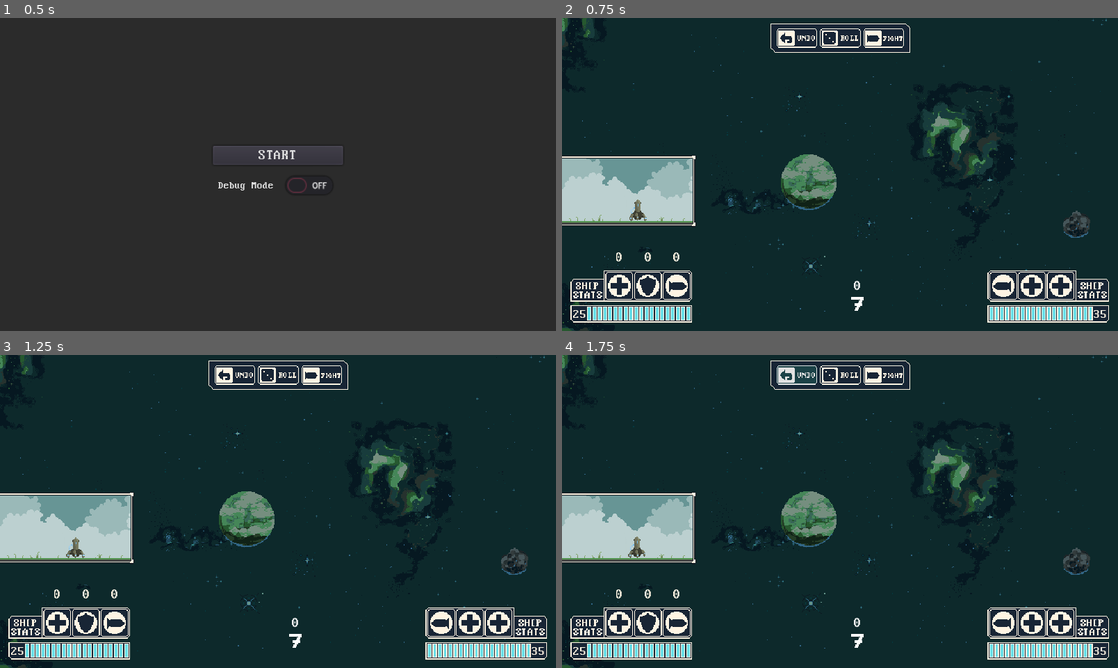
Above: before the commit, frames 1-4 (two rows, left to right).
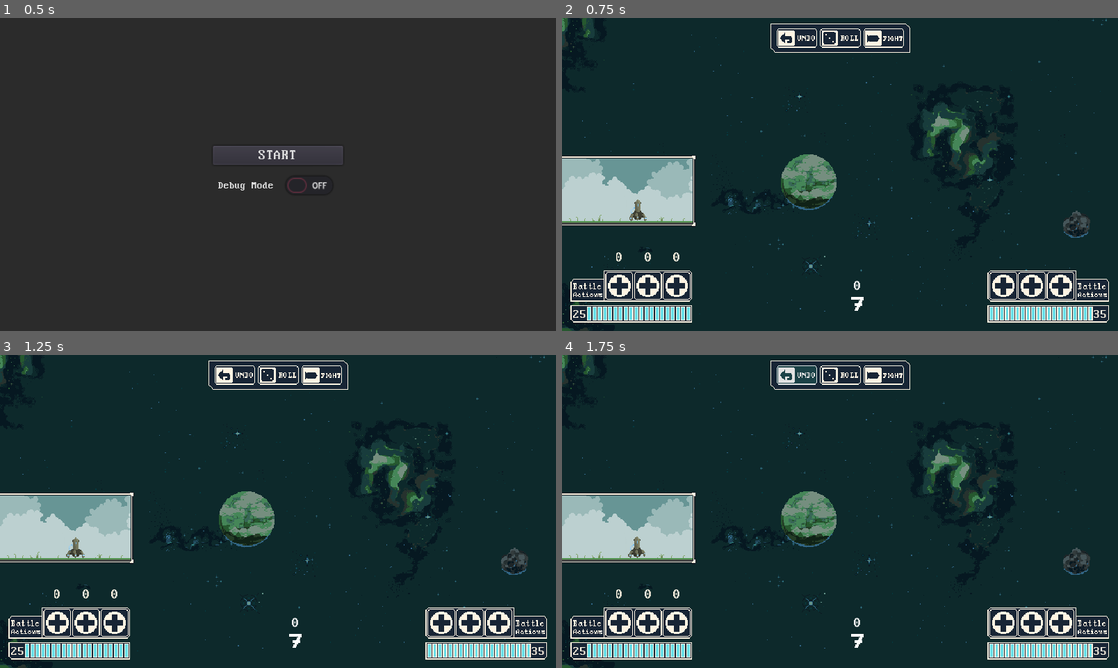
Above: after the commit, the same moments.

Repository: 10Tone/Dice-of-Destiny-CLONE
Game: Godot game, scene res://Project/Main.tscn
Two runs of this game, one before a commit and one after it. Both use one fixed random seed, a clock stepped at 60 frames per second and the inputs below.
Inputs (mouse positions are in pixels of both pictures, inside the frame that each line leads up to):
- Up to frame 1 (0.5 s): no input
- Up to frame 2 (0.75 s): click "START" at 0.5 s
- Up to frame 3 (1.25 s): no input
- Up to frame 4 (1.75 s): click (795, 373) at 1.25 s

Frame 1 is identical in both runs. In frame 2, 0.4% of the frame differs, in the area x 2-98%, y 82-90%; in frame 3, 0.4%; in frame 4, 0.4%.

Commit message:
refactoring battle action display (former skill display)

Diff:
--- /dev/null
+++ b/Project/Game/BattleScreen/BattleController.gd
@@ -0,0 +1,3 @@
+extends Node2D
+
+onready var _dice_controller: DiceController = DiceController.new()
--- a/Project/Game/BattleScreen/BattleScreen.tscn
+++ b/Project/Game/BattleScreen/BattleScreen.tscn
@@ -13,17 +13,13 @@
 [ext_resource path="res://Assets/Aseprite/Design/Battle Screen/Ship Stats/Ship Stats Player Background.png" type="Texture" id=11]
 [ext_resource path="res://Assets/Fonts/PerfectDOS.tres" type="DynamicFont" id=12]
 [ext_resource path="res://Project/Game/BattleScreen/HUD/iconBackground.tscn" type="PackedScene" id=13]
-[ext_resource path="res://Assets/Aseprite/Design/Battle Screen/Ship Stats/Icon Shield Active.png" type="Texture" id=14]
-[ext_resource path="res://Assets/Aseprite/Design/Battle Screen/Ship Stats/Icon Shield MouseOver.png" type="Texture" id=15]
-[ext_resource path="res://Assets/Aseprite/Design/Battle Screen/Ship Stats/Icon Shield InActive.png" type="Texture" id=16]
-[ext_resource path="res://Assets/Aseprite/Design/Battle Screen/Ship Stats/Icon Attack InActive.png" type="Texture" id=17]
-[ext_resource path="res://Assets/Aseprite/Design/Battle Screen/Ship Stats/Icon Attack Active.png" type="Texture" id=18]
-[ext_resource path="res://Assets/Aseprite/Design/Battle Screen/Ship Stats/Icon Attack MouseOver.png" type="Texture" id=19]
 [ext_resource path="res://Project/Game/BattleScreen/Skill.gd" type="Script" id=20]
 [ext_resource path="res://Project/Game/BattleScreen/HUD/SkillsDisplay.gd" type="Script" id=21]
 [ext_resource path="res://Assets/Aseprite/Design/Battle Screen/Ship Stats/Ship Stats Enemy Background.png" type="Texture" id=22]
 [ext_resource path="res://Project/Game/BattleScreen/Entities/EntityAnimator.tscn" type="PackedScene" id=23]
 [ext_resource path="res://Assets/Aseprite/Entities/Antitie Background 01.png" type="Texture" id=24]
+[ext_resource path="res://Project/Game/BattleScreen/Entities/Enemy.tscn" type="PackedScene" id=25]
+[ext_resource path="res://Project/Game/BattleScreen/Entities/Player.tscn" type="PackedScene" id=26]
 
 [sub_resource type="Environment" id=1]
 background_mode = 4
@@ -178,9 +174,6 @@
 
 [node name="iconBackground" parent="HUD/StatsDisplay/Player Ship Stats/HBoxContainer/HealthStats/VBoxContainer" instance=ExtResource( 13 )]
 
-[node name="IconActive" parent="HUD/StatsDisplay/Player Ship Stats/HBoxContainer/HealthStats/VBoxContainer/iconBackground" index="1"]
-visible = true
-
 [node name="ShieldStats" type="Control" parent="HUD/StatsDisplay/Player Ship Stats/HBoxContainer"]
 margin_left = 73.0
 margin_right = 105.0
@@ -216,15 +209,6 @@
 
 [node name="iconBackground" parent="HUD/StatsDisplay/Player Ship Stats/HBoxContainer/ShieldStats/VBoxContainer" instance=ExtResource( 13 )]
 
-[node name="IconInActive" parent="HUD/StatsDisplay/Player Ship Stats/HBoxContainer/ShieldStats/VBoxContainer/iconBackground" index="0"]
-texture = ExtResource( 16 )
-
-[node name="IconActive" parent="HUD/StatsDisplay/Player Ship Stats/HBoxContainer/ShieldStats/VBoxContainer/iconBackground" index="1"]
-texture = ExtResource( 14 )
-
-[node name="IconMouseOver" parent="HUD/StatsDisplay/Player Ship Stats/HBoxContainer/ShieldStats/VBoxContainer/iconBackground" index="2"]
-texture = ExtResource( 15 )
-
 [node name="AttackStats" type="Control" parent="HUD/StatsDisplay/Player Ship Stats/HBoxContainer"]
 margin_left = 106.0
 margin_right = 138.0
@@ -259,15 +243,6 @@
 valign = 1
 
 [node name="iconBackground" parent="HUD/StatsDisplay/Player Ship Stats/HBoxContainer/AttackStats/VBoxContainer" instance=ExtResource( 13 )]
-
-[node name="IconInActive" parent="HUD/StatsDisplay/Player Ship Stats/HBoxContainer/AttackStats/VBoxContainer/iconBackground" index="0"]
-texture = ExtResource( 17 )
-
-[node name="IconActive" parent="HUD/StatsDisplay/Player Ship Stats/HBoxContainer/AttackStats/VBoxContainer/iconBackground" index="1"]
-texture = ExtResource( 18 )
-
-[node name="IconMouseOver" parent="HUD/StatsDisplay/Player Ship Stats/HBoxContainer/AttackStats/VBoxContainer/iconBackground" index="2"]
-texture = ExtResource( 19 )
 
 [node name="TextureRect5" type="TextureRect" parent="HUD/StatsDisplay/Player Ship Stats/HBoxContainer"]
 margin_left = 139.0
@@ -349,18 +324,6 @@
 
 [node name="iconBackground" parent="HUD/StatsDisplay/Enemy Ship Stats/HBoxContainer/AttackStats/VBoxContainer" instance=ExtResource( 13 )]
 
-[node name="IconInActive" parent="HUD/StatsDisplay/Enemy Ship Stats/HBoxContainer/AttackStats/VBoxContainer/iconBackground" index="0"]
-texture = ExtResource( 17 )
-flip_h = true
-
-[node name="IconActive" parent="HUD/StatsDisplay/Enemy Ship Stats/HBoxContainer/AttackStats/VBoxContainer/iconBackground" index="1"]
-texture = ExtResource( 18 )
-flip_h = true
-
-[node name="IconMouseOver" parent="HUD/StatsDisplay/Enemy Ship Stats/HBoxContainer/AttackStats/VBoxContainer/iconBackground" index="2"]
-texture = ExtResource( 19 )
-flip_h = true
-
 [node name="ShieldStats" type="Control" parent="HUD/StatsDisplay/Enemy Ship Stats/HBoxContainer"]
 margin_left = 35.0
 margin_right = 67.0
@@ -512,11 +475,13 @@
 [node name="PlayerAnimator" parent="EntityAnimators" instance=ExtResource( 23 )]
 position = Vector2( 87.315, 218.417 )
 
+[node name="Entities" type="Node2D" parent="."]
+
+[node name="Player" parent="Entities" instance=ExtResource( 26 )]
+
+[node name="Enemy" parent="Entities" instance=ExtResource( 25 )]
+
 [editable path="HUD/ActionButtons"]
-[editable path="HUD/StatsDisplay/Player Ship Stats/HBoxContainer/HealthStats/VBoxContainer/iconBackground"]
-[editable path="HUD/StatsDisplay/Player Ship Stats/HBoxContainer/ShieldStats/VBoxContainer/iconBackground"]
-[editable path="HUD/StatsDisplay/Player Ship Stats/HBoxContainer/AttackStats/VBoxContainer/iconBackground"]
-[editable path="HUD/StatsDisplay/Enemy Ship Stats/HBoxContainer/AttackStats/VBoxContainer/iconBackground"]
 [editable path="HUD/HealthBars/PlayerHealthBar"]
 [editable path="HUD/HealthBars/EnemyHealthBar"]
 [editable path="EntityAnimators/PlayerAnimator"]
--- a/Project/Game/BattleScreen/DiceController.gd
+++ b/Project/Game/BattleScreen/DiceController.gd
@@ -1,3 +1,4 @@
+class_name DiceController
 extends Node2D
 
 var rng = RandomNumberGenerator.new()
--- /dev/null
+++ b/Project/Game/BattleScreen/Entities/Enemy.gd
@@ -0,0 +1 @@
+extends "res://Project/Game/BattleScreen/Entities/EntityBaseClass.gd"
--- /dev/null
+++ b/Project/Game/BattleScreen/Entities/Enemy.tscn
@@ -0,0 +1,9 @@
+[gd_scene load_steps=2 format=2]
+
+[ext_resource path="res://Project/Game/BattleScreen/Entities/Enemy.gd" type="Script" id=1]
+
+[node name="Enemy" type="Node2D"]
+script = ExtResource( 1 )
+entity_type = 1
+start_health = 25
+dice_amount = 1
--- a/Project/Game/BattleScreen/Entities/EntityBaseClass.gd
+++ b/Project/Game/BattleScreen/Entities/EntityBaseClass.gd
@@ -1,8 +1,7 @@
 class_name EntityBaseClass
 extends Node2D
 
-enum EntityTypes {PLAYER, ENEMY}
-export(EntityTypes) var entity_type
+export(GlobalEnums.EntityTypes) var entity_type
 
 onready var _entity_battle_actions: EntityBattleActions = EntityBattleActions.new()
 onready var _entity_health: EntityHealth = EntityHealth.new()
--- a/Project/Game/BattleScreen/Entities/EntityBattleActions.gd
+++ b/Project/Game/BattleScreen/Entities/EntityBattleActions.gd
@@ -1,8 +1,5 @@
 class_name EntityBattleActions
 extends Node
-
-enum BattleActions {HEALING, BLOCKING, ATTACKING}
-enum EntityTypes {PLAYER, ENEMY}
 
 var entity_type
 
@@ -11,10 +8,22 @@
 var blocking:int = 0 setget set_blocking, get_blocking
 var attacking:int = 0 setget set_attacking, get_attacking
 
-var battle_action_values: Dictionary = {BattleActions.HEALING: 0, BattleActions.BLOCKING: 0, BattleActions.ATTACKING: 0}
+var battle_action_values: Dictionary = {GlobalEnums.BattleActions.HEALING: 0, GlobalEnums.BattleActions.BLOCKING: 0, GlobalEnums.BattleActions.ATTACKING: 0}
 
-#signal entity_battle_action_values_changed
-#signal battle_action_values_cleared
+func _ready() -> void:
+	GlobalEvents.connect("battle_action_display_received_dice_value", self, "on_battle_action_display_received_dice_value")
+
+func on_battle_action_display_received_dice_value(value: int, battle_action, _entity_type):
+	if _entity_type != entity_type: return
+
+	match battle_action:
+		GlobalEnums.BattleActions.HEALING:
+			self.healing = value
+		GlobalEnums.BattleActions.BLOCKING:
+			self.blocking = value
+		GlobalEnums.BattleActions.ATTACKING:
+			self.attacking = value
+
 
 func set_healing(amount: int) -> void:
 	if activate_multiplier:
@@ -25,7 +34,7 @@
 			healing = 0
 		else:
 			healing += amount
-	battle_action_values[BattleActions.HEALING] = healing
+	battle_action_values[GlobalEnums.BattleActions.HEALING] = healing
 	GlobalEvents.emit_signal("entity_battle_action_values_changed",entity_type, battle_action_values)
 
 
@@ -44,7 +53,7 @@
 			blocking = 0
 		else:
 			blocking += amount
-	battle_action_values[BattleActions.BLOCKING] = blocking
+	battle_action_values[GlobalEnums.BattleActions.BLOCKING] = blocking
 	GlobalEvents.emit_signal("entity_battle_action_values_changed",entity_type, battle_action_values)
 
 
@@ -61,7 +70,7 @@
 			attacking = 0
 		else:
 			attacking += amount
-	battle_action_values[BattleActions.ATTACKING] = attacking
+	battle_action_values[GlobalEnums.BattleActions.ATTACKING] = attacking
 	GlobalEvents.emit_signal("entity_battle_action_values_changed",entity_type, battle_action_values)
 
 
--- a/Project/Game/BattleScreen/Entities/EntityHealth.gd
+++ b/Project/Game/BattleScreen/Entities/EntityHealth.gd
@@ -1,7 +1,5 @@
 class_name EntityHealth
 extends Node
-
-enum EntityTypes {PLAYER, ENEMY}
 
 var entity_type
 var health: int
@@ -25,4 +23,5 @@
 	health -= amount
 	if health < 0:
 		health = 0
+		GlobalEvents.emit_signal("entity_died", entity_type)
 	GlobalEvents.emit_signal("entity_health_value_changed", entity_type, health)
--- /dev/null
+++ b/Project/Game/BattleScreen/HUD/BattleActionDisplay.gd
@@ -0,0 +1,37 @@
+extends Control
+
+
+export(GlobalEnums.BattleActions) var battle_action
+export(GlobalEnums.EntityTypes) var entity_type
+
+export var amount_label = NodePath()
+export var battle_action_icon_controller = NodePath()
+onready var _amount_label: Label = get_node(amount_label)
+onready var _battle_action_icon_controller = get_node(battle_action_icon_controller)
+
+var total_value: int = 0
+
+func _ready() -> void:
+	GlobalEvents.connect("entity_battle_action_values_changed", self, "on_entity_battle_action_values_changed")
+
+func can_drop_data(_position, data):
+	return data is Dictionary and data.has("value")
+
+func drop_data(_position, data):
+	total_value += data.value
+	# _amount_label.text = str(total_value)
+#	if total_value > 0:
+	_battle_action_icon_controller.set_icon(true)
+	data.data_dropped = true
+	GlobalEvents.emit_signal("battle_action_display_received_dice_value", data.value, battle_action, entity_type)
+#	emit_signal("value_added_to_skill", self, data.value, skill_type, entity_type)
+
+func on_entity_battle_action_values_changed(entity, battle_action_values):
+	if entity == entity_type:
+		for key in battle_action_values.keys():
+			if key == battle_action:
+				_amount_label.text = str(battle_action_values.get(key))
+
+#func on_skill_values_cleared():
+#	_amount_label.text = str(0)
+#	_skill_stats_icon_controller.set_icon(false)
--- /dev/null
+++ b/Project/Game/BattleScreen/HUD/BattleActionsDisplay.tscn
@@ -0,0 +1,334 @@
+[gd_scene load_steps=8 format=2]
+
+[ext_resource path="res://Assets/Fonts/PerfectDOS.tres" type="DynamicFont" id=1]
+[ext_resource path="res://Assets/Aseprite/Design/Battle Screen/Ship Stats/Ship Stats Player Background.png" type="Texture" id=2]
+[ext_resource path="res://Project/Game/BattleScreen/HUD/BattleActionDisplay.gd" type="Script" id=3]
+[ext_resource path="res://Project/Game/BattleScreen/Skill.gd" type="Script" id=5]
+[ext_resource path="res://Project/Game/BattleScreen/HUD/SkillsDisplay.gd" type="Script" id=6]
+[ext_resource path="res://Assets/Aseprite/Design/Battle Screen/Ship Stats/Ship Stats Enemy Background.png" type="Texture" id=7]
+[ext_resource path="res://Project/Game/BattleScreen/HUD/iconBackground.tscn" type="PackedScene" id=8]
+
+[node name="BattleActionsDisplay" type="Control"]
+anchor_left = 0.5
+anchor_top = 1.0
+anchor_right = 0.5
+anchor_bottom = 1.0
+margin_left = -310.0
+margin_top = -70.0
+margin_right = 310.0
+margin_bottom = -34.0
+rect_min_size = Vector2( 620, 36 )
+script = ExtResource( 6 )
+__meta__ = {
+"_edit_use_anchors_": false
+}
+enemy_attack_skill_icon = NodePath("PlayerBattleActions/HBoxContainer/AttackingBattleAction/VBoxContainer/iconBackground")
+enemy_block_skill_icon = NodePath("PlayerBattleActions/HBoxContainer/BlockingBattleAction/VBoxContainer/iconBackground")
+enemy_health_skill_icon = NodePath("PlayerBattleActions/HBoxContainer/HealingBattleAction/VBoxContainer/iconBackground")
+
+[node name="PlayerBattleActions" type="Control" parent="."]
+anchor_top = 0.5
+anchor_bottom = 0.5
+margin_top = -18.0
+margin_right = 140.0
+margin_bottom = 18.0
+rect_min_size = Vector2( 140, 36 )
+__meta__ = {
+"_edit_use_anchors_": false
+}
+
+[node name="Background" type="TextureRect" parent="PlayerBattleActions"]
+anchor_right = 1.0
+anchor_bottom = 1.0
+texture = ExtResource( 2 )
+__meta__ = {
+"_edit_use_anchors_": false
+}
+
+[node name="HBoxContainer" type="HBoxContainer" parent="PlayerBattleActions"]
+anchor_left = 0.5
+anchor_top = 0.5
+anchor_right = 0.5
+anchor_bottom = 0.5
+margin_left = -70.0
+margin_top = -16.0
+margin_right = 70.0
+margin_bottom = 16.0
+rect_min_size = Vector2( 140, 32 )
+custom_constants/separation = 1
+__meta__ = {
+"_edit_use_anchors_": false
+}
+
+[node name="TextureRect" type="TextureRect" parent="PlayerBattleActions/HBoxContainer"]
+margin_right = 39.0
+margin_bottom = 32.0
+rect_min_size = Vector2( 39, 32 )
+
+[node name="HealingBattleAction" type="Control" parent="PlayerBattleActions/HBoxContainer"]
+margin_left = 40.0
+margin_right = 72.0
+margin_bottom = 32.0
+rect_min_size = Vector2( 32, 32 )
+script = ExtResource( 3 )
+
+[node name="VBoxContainer" type="VBoxContainer" parent="PlayerBattleActions/HBoxContainer/HealingBattleAction"]
+anchor_left = 0.5
+anchor_top = 1.0
+anchor_right = 0.5
+anchor_bottom = 1.0
+margin_left = -16.0
+margin_top = -64.0
+margin_right = 16.0
+rect_min_size = Vector2( 32, 64 )
+custom_constants/separation = 0
+script = ExtResource( 5 )
+__meta__ = {
+"_edit_use_anchors_": false
+}
+amount_label = NodePath("HealingActionLabel")
+skill_stats_icon_controller = NodePath("iconBackground")
+
+[node name="HealingActionLabel" type="Label" parent="PlayerBattleActions/HBoxContainer/HealingBattleAction/VBoxContainer"]
+margin_right = 32.0
+margin_bottom = 32.0
+rect_min_size = Vector2( 32, 32 )
+custom_fonts/font = ExtResource( 1 )
+custom_colors/font_color = Color( 1, 0.960784, 0.894118, 1 )
+align = 1
+valign = 1
+
+[node name="iconBackground" parent="PlayerBattleActions/HBoxContainer/HealingBattleAction/VBoxContainer" instance=ExtResource( 8 )]
+
+[node name="BlockingBattleAction" type="Control" parent="PlayerBattleActions/HBoxContainer"]
+margin_left = 73.0
+margin_right = 105.0
+margin_bottom = 32.0
+rect_min_size = Vector2( 32, 32 )
+
+[node name="VBoxContainer" type="VBoxContainer" parent="PlayerBattleActions/HBoxContainer/BlockingBattleAction"]
+anchor_left = 0.5
+anchor_top = 1.0
+anchor_right = 0.5
+anchor_bottom = 1.0
+margin_left = -16.0
+margin_top = -64.0
+margin_right = 16.0
+rect_min_size = Vector2( 32, 64 )
+custom_constants/separation = 0
+script = ExtResource( 5 )
+__meta__ = {
+"_edit_use_anchors_": false
+}
+skill_type = 1
+amount_label = NodePath("BlockingActionLabel")
+skill_stats_icon_controller = NodePath("iconBackground")
+
+[node name="BlockingActionLabel" type="Label" parent="PlayerBattleActions/HBoxContainer/BlockingBattleAction/VBoxContainer"]
+margin_right = 32.0
+margin_bottom = 32.0
+rect_min_size = Vector2( 32, 32 )
+custom_fonts/font = ExtResource( 1 )
+custom_colors/font_color = Color( 1, 0.960784, 0.894118, 1 )
+align = 1
+valign = 1
+
+[node name="iconBackground" parent="PlayerBattleActions/HBoxContainer/BlockingBattleAction/VBoxContainer" instance=ExtResource( 8 )]
+
+[node name="AttackingBattleAction" type="Control" parent="PlayerBattleActions/HBoxContainer"]
+margin_left = 106.0
+margin_right = 138.0
+margin_bottom = 32.0
+rect_min_size = Vector2( 32, 32 )
+
+[node name="VBoxContainer" type="VBoxContainer" parent="PlayerBattleActions/HBoxContainer/AttackingBattleAction"]
+anchor_left = 0.5
+anchor_top = 1.0
+anchor_right = 0.5
+anchor_bottom = 1.0
+margin_left = -16.0
+margin_top = -64.0
+margin_right = 16.0
+rect_min_size = Vector2( 32, 64 )
+custom_constants/separation = 0
+script = ExtResource( 5 )
+__meta__ = {
+"_edit_use_anchors_": false
+}
+skill_type = 2
+amount_label = NodePath("AttackingActionLabel")
+skill_stats_icon_controller = NodePath("iconBackground")
+
+[node name="AttackingActionLabel" type="Label" parent="PlayerBattleActions/HBoxContainer/AttackingBattleAction/VBoxContainer"]
+margin_right = 32.0
+margin_bottom = 32.0
+rect_min_size = Vector2( 32, 32 )
+custom_fonts/font = ExtResource( 1 )
+custom_colors/font_color = Color( 1, 0.960784, 0.894118, 1 )
+align = 1
+valign = 1
+
+[node name="iconBackground" parent="PlayerBattleActions/HBoxContainer/AttackingBattleAction/VBoxContainer" instance=ExtResource( 8 )]
+
+[node name="TextureRect5" type="TextureRect" parent="PlayerBattleActions/HBoxContainer"]
+margin_left = 139.0
+margin_right = 140.0
+margin_bottom = 32.0
+rect_min_size = Vector2( 1, 32 )
+
+[node name="EnemyBattleActions" type="Control" parent="."]
+anchor_left = 1.0
+anchor_top = 0.5
+anchor_right = 1.0
+anchor_bottom = 0.5
+margin_left = -140.0
+margin_top = -18.0
+margin_bottom = 18.0
+rect_min_size = Vector2( 140, 36 )
+__meta__ = {
+"_edit_use_anchors_": false
+}
+
+[node name="Background" type="TextureRect" parent="EnemyBattleActions"]
+anchor_right = 1.0
+anchor_bottom = 1.0
+texture = ExtResource( 7 )
+__meta__ = {
+"_edit_use_anchors_": false
+}
+
+[node name="HBoxContainer" type="HBoxContainer" parent="EnemyBattleActions"]
+anchor_left = 0.5
+anchor_top = 0.5
+anchor_right = 0.5
+anchor_bottom = 0.5
+margin_left = -70.0
+margin_top = -16.0
+margin_right = 70.0
+margin_bottom = 16.0
+rect_min_size = Vector2( 140, 32 )
+custom_constants/separation = 1
+__meta__ = {
+"_edit_use_anchors_": false
+}
+
+[node name="TextureRect5" type="TextureRect" parent="EnemyBattleActions/HBoxContainer"]
+margin_right = 1.0
+margin_bottom = 32.0
+rect_min_size = Vector2( 1, 32 )
+
+[node name="AttackingBattleAction" type="Control" parent="EnemyBattleActions/HBoxContainer"]
+margin_left = 2.0
+margin_right = 34.0
+margin_bottom = 32.0
+rect_min_size = Vector2( 32, 32 )
+
+[node name="VBoxContainer" type="VBoxContainer" parent="EnemyBattleActions/HBoxContainer/AttackingBattleAction"]
+anchor_left = 0.5
+anchor_top = 1.0
+anchor_right = 0.5
+anchor_bottom = 1.0
+margin_left = -16.0
+margin_top = -64.0
+margin_right = 16.0
+rect_min_size = Vector2( 32, 64 )
+custom_constants/separation = 0
+script = ExtResource( 5 )
+__meta__ = {
+"_edit_use_anchors_": false
+}
+skill_type = 2
+entity_type = 1
+amount_label = NodePath("AttackingActionLabel")
+skill_stats_icon_controller = NodePath("iconBackground")
+
+[node name="AttackingActionLabel" type="Label" parent="EnemyBattleActions/HBoxContainer/AttackingBattleAction/VBoxContainer"]
+margin_right = 32.0
+margin_bottom = 32.0
+rect_min_size = Vector2( 32, 32 )
+custom_fonts/font = ExtResource( 1 )
+custom_colors/font_color = Color( 1, 0.960784, 0.894118, 1 )
+align = 1
+valign = 1
+
+[node name="iconBackground" parent="EnemyBattleActions/HBoxContainer/AttackingBattleAction/VBoxContainer" instance=ExtResource( 8 )]
+
+[node name="BlockingBattleAction" type="Control" parent="EnemyBattleActions/HBoxContainer"]
+margin_left = 35.0
+margin_right = 67.0
+margin_bottom = 32.0
+rect_min_size = Vector2( 32, 32 )
+
+[node name="VBoxContainer" type="VBoxContainer" parent="EnemyBattleActions/HBoxContainer/BlockingBattleAction"]
+anchor_left = 0.5
+anchor_top = 1.0
+anchor_right = 0.5
+anchor_bottom = 1.0
+margin_left = -16.0
+margin_top = -64.0
+margin_right = 16.0
+rect_min_size = Vector2( 32, 64 )
+custom_constants/separation = 0
+script = ExtResource( 5 )
+__meta__ = {
+"_edit_use_anchors_": false
+}
+skill_type = 1
+entity_type = 1
+amount_label = NodePath("BlockingActionLabel")
+skill_stats_icon_controller = NodePath("iconBackground")
+
+[node name="BlockingActionLabel" type="Label" parent="EnemyBattleActions/HBoxContainer/BlockingBattleAction/VBoxContainer"]
+margin_right = 32.0
+margin_bottom = 32.0
+rect_min_size = Vector2( 32, 32 )
+custom_fonts/font = ExtResource( 1 )
+custom_colors/font_color = Color( 1, 0.960784, 0.894118, 1 )
+align = 1
+valign = 1
+
+[node name="iconBackground" parent="EnemyBattleActions/HBoxContainer/BlockingBattleAction/VBoxContainer" instance=ExtResource( 8 )]
+
+[node name="HealingBattleAction" type="Control" parent="EnemyBattleActions/HBoxContainer"]
+margin_left = 68.0
+margin_right = 100.0
+margin_bottom = 32.0
+rect_min_size = Vector2( 32, 32 )
+
+[node name="VBoxContainer" type="VBoxContainer" parent="EnemyBattleActions/HBoxContainer/HealingBattleAction"]
+anchor_left = 0.5
+anchor_top = 1.0
+anchor_right = 0.5
+anchor_bottom = 1.0
+margin_left = -16.0
+margin_top = -64.0
+margin_right = 16.0
+rect_min_size = Vector2( 32, 64 )
+custom_constants/separation = 0
+script = ExtResource( 5 )
+__meta__ = {
+"_edit_use_anchors_": false
+}
+entity_type = 1
+amount_label = NodePath("HealingActionLabel")
+skill_stats_icon_controller = NodePath("iconBackground")
+
+[node name="HealingActionLabel" type="Label" parent="EnemyBattleActions/HBoxContainer/HealingBattleAction/VBoxContainer"]
+margin_right = 32.0
+margin_bottom = 32.0
+rect_min_size = Vector2( 32, 32 )
+custom_fonts/font = ExtResource( 1 )
+custom_colors/font_color = Color( 1, 0.960784, 0.894118, 1 )
+align = 1
+valign = 1
+
+[node name="iconBackground" parent="EnemyBattleActions/HBoxContainer/HealingBattleAction/VBoxContainer" instance=ExtResource( 8 )]
+
+[node name="TextureRect" type="TextureRect" parent="EnemyBattleActions/HBoxContainer"]
+margin_left = 101.0
+margin_right = 140.0
+margin_bottom = 32.0
+rect_min_size = Vector2( 39, 32 )
+__meta__ = {
+"_edit_use_anchors_": false
+}
--- a/Project/Game/BattleScreen/HUD/iconBackground.tscn
+++ b/Project/Game/BattleScreen/HUD/iconBackground.tscn
@@ -3,7 +3,7 @@
 [ext_resource path="res://Assets/Aseprite/Design/Battle Screen/Ship Stats/Icon Health Active.png" type="Texture" id=1]
 [ext_resource path="res://Assets/Aseprite/Design/Battle Screen/Ship Stats/Icon Background.png" type="Texture" id=2]
 [ext_resource path="res://Assets/Aseprite/Design/Battle Screen/Ship Stats/Icon Health InActive.png" type="Texture" id=3]
-[ext_resource path="res://Project/Game/BattleScreen/SkillStatsIconController.gd" type="Script" id=4]
+[ext_resource path="res://Project/Game/BattleScreen/HUD/BattleActionIconController.gd" type="Script" id=4]
 [ext_resource path="res://Assets/Aseprite/Design/Battle Screen/Ship Stats/Icon Health MouseOver.png" type="Texture" id=5]
 
 [node name="iconBackground" type="TextureRect"]
--- /dev/null
+++ b/Project/Globals/GlobalEnums.gd
@@ -0,0 +1,4 @@
+extends Node
+
+enum EntityTypes {PLAYER, ENEMY}
+enum BattleActions {HEALING, BLOCKING, ATTACKING}
--- a/Project/Globals/GlobalEvents.gd
+++ b/Project/Globals/GlobalEvents.gd
@@ -2,6 +2,12 @@
 class_name Events
 
 signal reload_button_pressed
+
+# entity signals
 signal entity_state_changed(entity_type, entity_state)
 signal entity_battle_action_values_changed(entity_type, battle_action_values)
 signal entity_health_value_changed(entity_type, value)
+signal entity_died(entity_type)
+
+#battle action display signals
+signal battle_action_display_received_dice_value(value, battle_action, entity_type)
--- a/project.godot
+++ b/project.godot
@@ -9,6 +9,11 @@
 config_version=4
 
 _global_script_classes=[ {
+"base": "Node2D",
+"class": "DiceController",
+"language": "GDScript",
+"path": "res://Project/Game/BattleScreen/DiceController.gd"
+}, {
 "base": "Resource",
 "class": "DiceResource",
 "language": "GDScript",
@@ -50,6 +55,7 @@
 "path": "res://Project/Globals/GlobalSettings.gd"
 } ]
 _global_script_class_icons={
+"DiceController": "",
 "DiceResource": "",
 "EntityBaseClass": "",
 "EntityBaseResource": "",
@@ -70,6 +76,7 @@
 
 GlobalSettings="*res://Project/Globals/GlobalSettings.gd"
 GlobalEvents="*res://Project/Globals/GlobalEvents.gd"
+GlobalEnums="*res://Project/Globals/GlobalEnums.gd"
 
 [debug]
 
Binary file changed: Assets/Aseprite/Design/Battle Screen/Ship Stats/Ship Stats Enemy Background.aseprite
Binary file changed: Assets/Aseprite/Design/Battle Screen/Ship Stats/Ship Stats Enemy Background.png
Binary file changed: Assets/Aseprite/Design/Battle Screen/Ship Stats/Ship Stats Player Background.aseprite
Binary file changed: Assets/Aseprite/Design/Battle Screen/Ship Stats/Ship Stats Player Background.png
Not shown: 1 places in Project/Game/BattleScreen/BattleScreen.tscn that only renumber resources
Renamed: Project/Game/BattleScreen/SkillStatsIconController.gd -> Project/Game/BattleScreen/HUD/BattleActionIconController.gd
